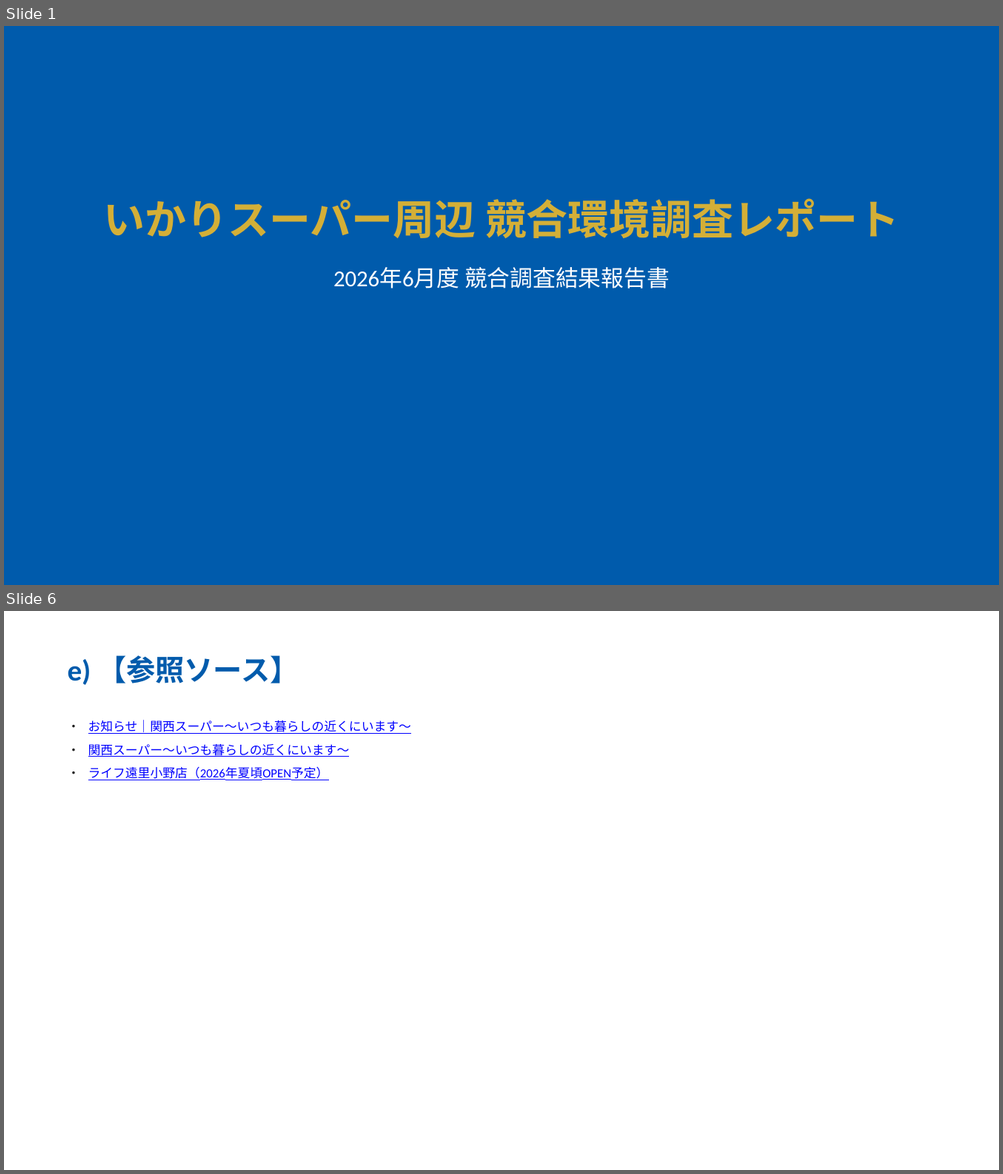
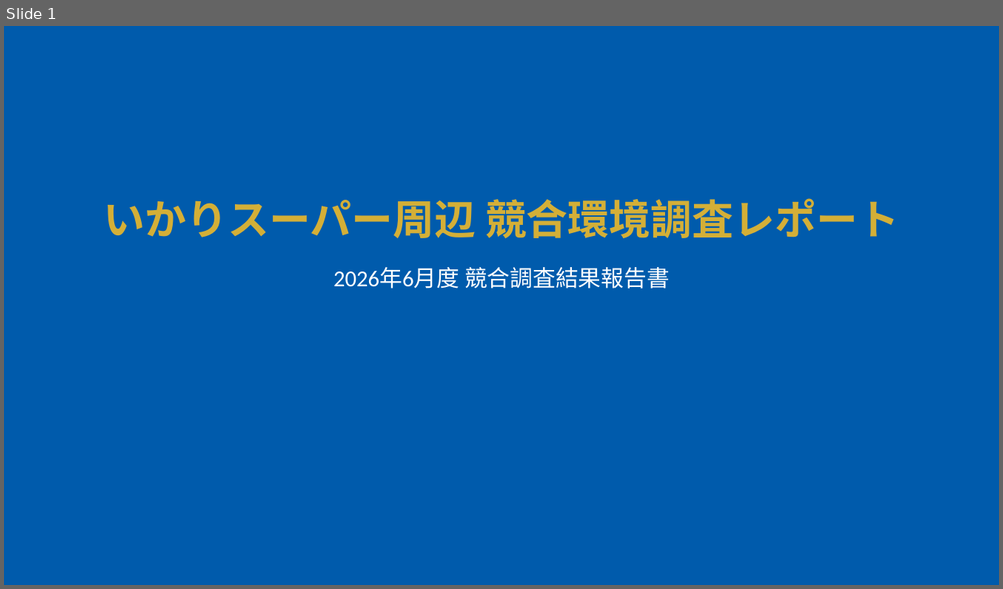
Before and after one commit to yutatbgt-bit/Competitive-research, a slide deck: report/2026_06_28_competitive_report_no_limit.pptx. Shown one above the other, each under a label of ours: slides 1 and 6 before the commit, slide 1 after it; the slides between them are not shown. The pictures are 1003x1174 and 1003x589 pixels, drawn with LibreOffice and Linux fonts; fonts in the diff are those of the drawing. Boxes give left, top, right and bottom in pixels: in the first picture for what was removed or moved away, otherwise in the second. Text is boxed around its words. In the diff, an @@ line names an element or a change of style, - is before the commit and + after.

```diff
--- a/report/2026_06_28_competitive_report_no_limit.pptx
+++ b/report/2026_06_28_competitive_report_no_limit.pptx
@@ slide 6 removed at <box>4,611,999,1170</box>, background #FFFFFF @@
@@ text removed at <box>68,655,299,685</box> @@
-e) 【参照ソース】
@@ text removed at <box>68,720,411,780</box> @@
-・ お知らせ｜関西スーパー～いつも暮らしの近くにいます～
-・ 関西スーパー～いつも暮らしの近くにいます～
-・ ライフ遠里小野店（2026年夏頃OPEN予定）
```
Also in this commit, not shown: 1 slide added, 5 other slides removed, 4 other files.
